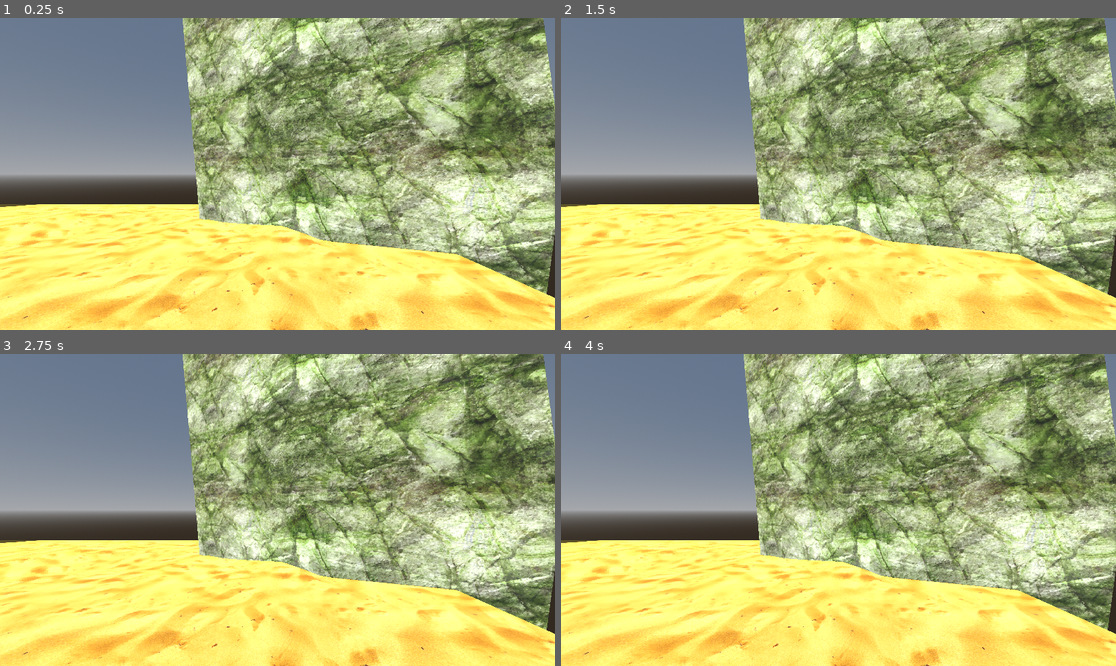
Above: before the commit, frames 1-4 (two rows, left to right).
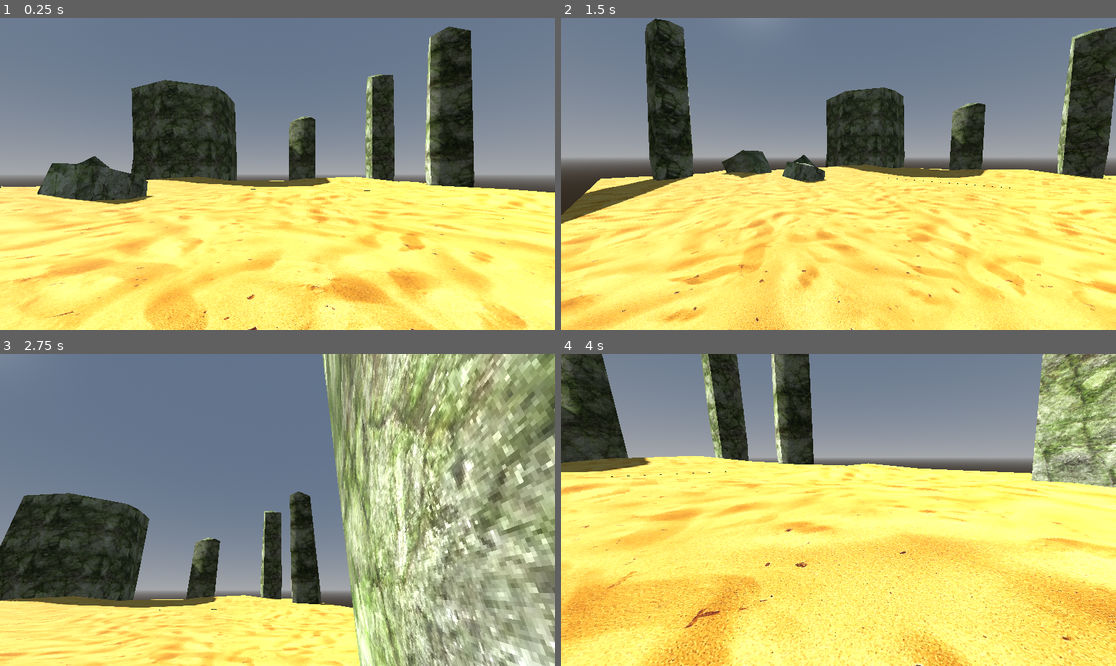
Above: after the commit, the same moments.

Repository: DavidWalshCode/Eldritch-Echoes
Game: Godot game, scene res://world.tscn
The game is run twice, just before and just after one commit, with the same random seed, the same clock (stepped at 60 frames per second) and the same inputs. Before the commit the project has no main scene; this scene is started directly in both runs.
Inputs (mouse positions are in pixels of both pictures, inside the frame that each line leads up to):
- Up to frame 1 (0.25 s): no input
- Up to frame 2 (1.5 s): tap Enter at 0.5 s; move the mouse to (960, 158) at 0.52 s; hold D (move_right, bound only after the commit) 0.53-1.28 s; tap Space (jump, bound only after the commit) at 0.6, 0.77, 1.07, 1.35 s; move the mouse to (727, 189) at 1.27 s; hold S (move_backwards, bound only after the commit) from 1.28 s (still down)
- Up to frame 3 (2.75 s): tap Space (jump, bound only after the commit) at 1.52, 1.82, 2.1 s; move the mouse to (333, 441) at 2.02 s; release S (move_backwards, bound only after the commit) at 2.03 s; hold D (move_right, bound only after the commit) from 2.03 s (still down)
- Up to frame 4 (4 s): move the mouse to (810, 572) at 2.77 s; release D (move_right, bound only after the commit) at 2.78 s; hold W (move_forwards, bound only after the commit) 2.78-3.53 s; tap Space (jump, bound only after the commit) at 2.85, 3.02, 3.32, 3.6, 3.77 s; move the mouse to (1005, 556) at 3.52 s; hold A (move_left, bound only after the commit) from 3.53 s (still down)

The runs differ from the first frame. In frame 1, 68% of the frame differs, in the area x 0-100%, y 0-100%; in frame 2, 70%; in frame 3, 73%; in frame 4, 80%.

Commit message:
Added basic player inputs and movement

Diff:
--- /dev/null
+++ b/characters/character_mover.gd
@@ -0,0 +1,40 @@
+extends Node3D
+
+@export var jump_force = 15.0
+@export var gravity = 30.0
+
+@export var max_speed = 15.0
+@export var move_accel = 4.0
+@export var stop_drag = 0.9
+
+var character_body : CharacterBody3D
+var move_drag = 0.0
+var move_dir : Vector3
+
+func _ready():
+	character_body = get_parent()
+	move_drag = float(move_accel) / max_speed
+
+func set_move_dir(new_move_dir : Vector3):
+	move_dir = new_move_dir
+
+func jump():
+	if character_body.is_on_floor():
+		character_body.velocity.y = jump_force
+
+# Runs 60 times a sec, fixedupdate in Unity
+func _physics_process(delta):
+	if character_body.velocity.y > 0.0 and character_body.is_on_ceiling():
+		character_body.velocity.y = 0.0
+	if not character_body.is_on_floor():
+		character_body.velocity.y -= gravity * delta
+
+	var drag = move_drag
+	if move_dir.is_zero_approx():
+		drag = stop_drag
+
+	var flat_velo = character_body.velocity
+	flat_velo.y = 0.0
+	character_body.velocity += move_accel * move_dir - flat_velo * drag
+
+	character_body.move_and_slide()
--- /dev/null
+++ b/characters/character_mover.tscn
@@ -0,0 +1,6 @@
+[gd_scene load_steps=2 format=3 uid="uid://d167a1bqe4u0o"]
+
+[ext_resource type="Script" path="res://characters/character_mover.gd" id="1_ptpv2"]
+
+[node name="CharacterMover" type="Node3D"]
+script = ExtResource("1_ptpv2")
--- /dev/null
+++ b/characters/player/player.gd
@@ -0,0 +1,36 @@
+extends CharacterBody3D
+
+@onready var camera_3d = $Camera3D # The $Camera3D is equivalent to get_node("Camera3D")
+@onready var character_mover = $CharacterMover
+
+@export var mouse_sensitivity_h = 0.15 # Horizontal mouse sens
+@export var mouse_sensitivity_v = 0.15 # Vertical mouse sens
+
+func _ready():
+	Input.mouse_mode = Input.MOUSE_MODE_CAPTURED
+
+func _input(event):
+	if event is InputEventMouseMotion:
+		rotation_degrees.y -= event.relative.x * mouse_sensitivity_h # Horizontal mouse look
+		camera_3d.rotation_degrees.x -= event.relative.y * mouse_sensitivity_v # Vertical mouse look
+		camera_3d.rotation_degrees.x = clamp(camera_3d.rotation_degrees.x, -90, 90) # Clamps mouse look to not be able to slip
+
+# Equivalent to update() in Unity, runs every frame
+func _process(delta):
+	if Input.is_action_just_pressed("quit"):
+		get_tree().quit()
+	if Input.is_action_just_pressed("restart"):
+		get_tree().reload_current_scene()
+	if Input.is_action_just_pressed("fullscreen"):
+		var fs = DisplayServer.window_get_mode() == DisplayServer.WINDOW_MODE_FULLSCREEN
+		if fs:
+			DisplayServer.window_set_mode(DisplayServer.WINDOW_MODE_WINDOWED)
+		else:
+			DisplayServer.window_set_mode(DisplayServer.WINDOW_MODE_FULLSCREEN)
+
+	var input_dir = Input.get_vector("move_left", "move_right", "move_forwards", "move_backwards")
+	var move_dir = (transform.basis * Vector3(input_dir.x, 0, input_dir.y)).normalized()
+
+	character_mover.set_move_dir(move_dir)
+	if Input.is_action_just_pressed("jump"):
+		character_mover.jump()
--- a/characters/player/player.tscn
+++ b/characters/player/player.tscn
@@ -1,4 +1,7 @@
-[gd_scene load_steps=3 format=3 uid="uid://b3g4rtj8g2p3d"]
+[gd_scene load_steps=5 format=3 uid="uid://b3g4rtj8g2p3d"]
+
+[ext_resource type="Script" path="res://characters/player/player.gd" id="1_sw706"]
+[ext_resource type="PackedScene" uid="uid://d167a1bqe4u0o" path="res://characters/character_mover.tscn" id="2_k2lt6"]
 
 [sub_resource type="CapsuleShape3D" id="CapsuleShape3D_xwpu4"]
 
@@ -7,6 +10,7 @@
 [node name="Player" type="CharacterBody3D"]
 collision_layer = 2
 collision_mask = 3
+script = ExtResource("1_sw706")
 
 [node name="CollisionShape3D" type="CollisionShape3D" parent="."]
 transform = Transform3D(1, 0, 0, 0, 1, 0, 0, 0, 1, 0, 1, 0)
@@ -18,3 +22,5 @@
 
 [node name="Camera3D" type="Camera3D" parent="."]
 transform = Transform3D(1, 0, 0, 0, 1, 0, 0, 0, 1, 0, 1.5, 0)
+
+[node name="CharacterMover" parent="." instance=ExtResource("2_k2lt6")]
--- a/project.godot
+++ b/project.godot
@@ -11,5 +11,49 @@
 [application]
 
 config/name="Eldritch-Echoes"
+run/main_scene="res://world.tscn"
 config/features=PackedStringArray("4.1", "Forward Plus")
 config/icon="res://icon.svg"
+
+[input]
+
+move_forwards={
+"deadzone": 0.5,
+"events": [Object(InputEventKey,"resource_local_to_scene":false,"resource_name":"","device":-1,"window_id":0,"alt_pressed":false,"shift_pressed":false,"ctrl_pressed":false,"meta_pressed":false,"pressed":false,"keycode":0,"physical_keycode":87,"key_label":0,"unicode":119,"echo":false,"script":null)
+]
+}
+move_backwards={
+"deadzone": 0.5,
+"events": [Object(InputEventKey,"resource_local_to_scene":false,"resource_name":"","device":-1,"window_id":0,"alt_pressed":false,"shift_pressed":false,"ctrl_pressed":false,"meta_pressed":false,"pressed":false,"keycode":0,"physical_keycode":83,"key_label":0,"unicode":115,"echo":false,"script":null)
+]
+}
+move_left={
+"deadzone": 0.5,
+"events": [Object(InputEventKey,"resource_local_to_scene":false,"resource_name":"","device":-1,"window_id":0,"alt_pressed":false,"shift_pressed":false,"ctrl_pressed":false,"meta_pressed":false,"pressed":false,"keycode":0,"physical_keycode":65,"key_label":0,"unicode":97,"echo":false,"script":null)
+]
+}
+move_right={
+"deadzone": 0.5,
+"events": [Object(InputEventKey,"resource_local_to_scene":false,"resource_name":"","device":-1,"window_id":0,"alt_pressed":false,"shift_pressed":false,"ctrl_pressed":false,"meta_pressed":false,"pressed":false,"keycode":0,"physical_keycode":68,"key_label":0,"unicode":100,"echo":false,"script":null)
+]
+}
+jump={
+"deadzone": 0.5,
+"events": [Object(InputEventKey,"resource_local_to_scene":false,"resource_name":"","device":-1,"window_id":0,"alt_pressed":false,"shift_pressed":false,"ctrl_pressed":false,"meta_pressed":false,"pressed":false,"keycode":0,"physical_keycode":32,"key_label":0,"unicode":32,"echo":false,"script":null)
+]
+}
+restart={
+"deadzone": 0.5,
+"events": [Object(InputEventKey,"resource_local_to_scene":false,"resource_name":"","device":-1,"window_id":0,"alt_pressed":false,"shift_pressed":false,"ctrl_pressed":false,"meta_pressed":false,"pressed":false,"keycode":0,"physical_keycode":82,"key_label":0,"unicode":114,"echo":false,"script":null)
+]
+}
+quit={
+"deadzone": 0.5,
+"events": [Object(InputEventKey,"resource_local_to_scene":false,"resource_name":"","device":-1,"window_id":0,"alt_pressed":false,"shift_pressed":false,"ctrl_pressed":false,"meta_pressed":false,"pressed":false,"keycode":0,"physical_keycode":4194305,"key_label":0,"unicode":0,"echo":false,"script":null)
+]
+}
+fullscreen={
+"deadzone": 0.5,
+"events": [Object(InputEventKey,"resource_local_to_scene":false,"resource_name":"","device":-1,"window_id":0,"alt_pressed":false,"shift_pressed":false,"ctrl_pressed":false,"meta_pressed":false,"pressed":false,"keycode":0,"physical_keycode":70,"key_label":0,"unicode":102,"echo":false,"script":null)
+]
+}
--- a/world.tscn
+++ b/world.tscn
@@ -75,4 +75,4 @@
 shadow_enabled = true
 
 [node name="Player" parent="." instance=ExtResource("5_0tnbv")]
-transform = Transform3D(1, 0, 0, 0, 1, 0, 0, 0, 1, 0, 3, 0)
+transform = Transform3D(-0.157331, 0, 0.987546, 0, 1, 0, -0.987546, 0, -0.157331, 0, 0.98155, 0)
